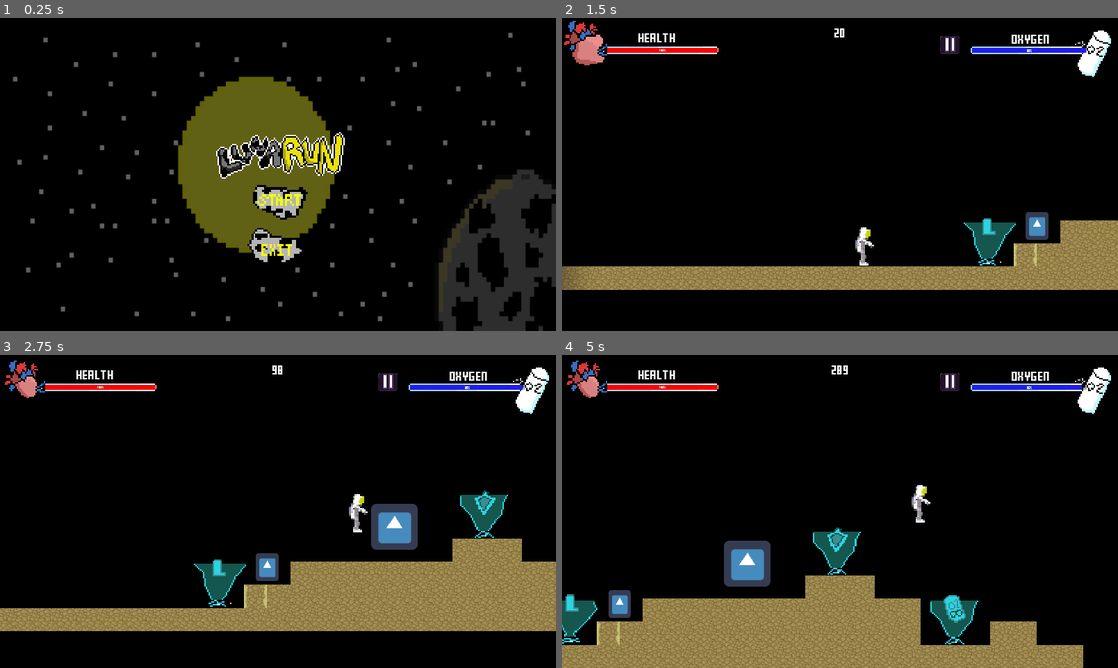
Above: before the commit, frames 1-4 (two rows, left to right).
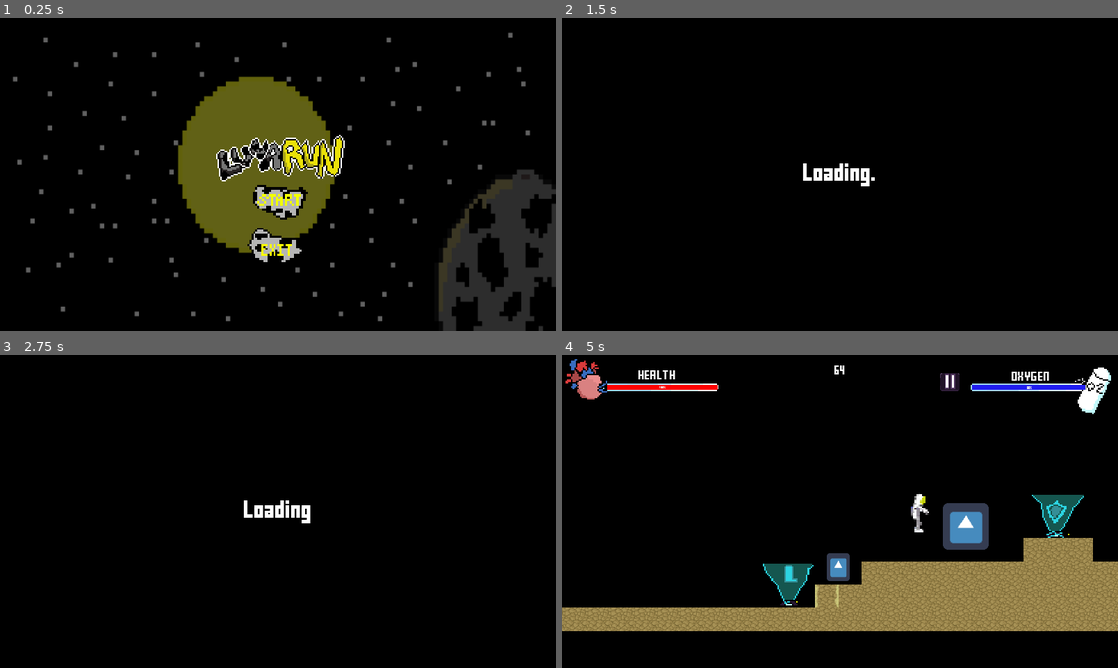
Above: after the commit, the same moments.

Repository: Kreateer/game-off-2020
Game: Godot game, scene res://scenes/Main.tscn
The game is run twice, just before and just after one commit, with the same random seed, the same clock (stepped at 60 frames per second) and the same inputs. The engine's default icon, where the game draws it, is replaced by a stand-in: a white triangle on a blue panel in a dark square.
Inputs (mouse positions are in pixels of both pictures, inside the frame that each line leads up to):
- Up to frame 1 (0.25 s): no input
- Up to frame 2 (1.5 s): click (840, 202) at 0.5 s; move the mouse to (962, 158) at 1.27 s; hold D (right) from 1.28 s (still down); click (962, 158) at 1.42 s
- Up to frame 3 (2.75 s): keep holding D (right); tap W (jump) at 1.52, 2.27 s; move the mouse to (166, 527) at 2.02 s
- Up to frame 4 (5 s): move the mouse to (895, 442) at 2.77 s; release D (right) at 2.78 s; hold A (left) 2.78-3.53 s; move the mouse to (812, 574) at 3.52 s; hold D (right) from 3.53 s (still down); click (812, 574) at 3.67 s; tap W (jump) at 3.77, 4.52 s; move the mouse to (1006, 558) at 4.27 s

The runs differ from the first frame. In frame 1, 1.3% of the frame differs, in the area x 38-62%, y 36-53%; in frame 2, 14%; in frame 3, 22%; in frame 4, 29%, in the area x 0-100%, y 1-100%.

Commit message:
Add loading screen scene, title animation & scene/music global control
This commit adds a loading (splash) screen, animates the game title in the Menu scene and adds two global (AutoLoad) scripts - SceneController (for changing scenes) & MusicController (to handle music between scenes).

Diff:
--- a/levels/Tutorial.tscn
+++ b/levels/Tutorial.tscn
@@ -38,8 +38,6 @@
 
 [node name="CanvasLayer" parent="." instance=ExtResource( 1 )]
 
-[node name="AudioStreamPlayer" type="AudioStreamPlayer" parent="."]
-
 [node name="Item1" parent="." groups=[
 "Pickups",
 ] instance=ExtResource( 11 )]
@@ -62,7 +60,7 @@
 [node name="ExitButton" parent="GUI" index="2"]
 visible = false
 
-[node name="Sprite" parent="GUI" index="4"]
+[node name="GameTitle" parent="GUI/TitleAnimation" index="0"]
 visible = false
 
 [node name="Item3" parent="." groups=[
--- a/project.godot
+++ b/project.godot
@@ -41,12 +41,16 @@
 config/name="LunaRun"
 config/description="A 2D runner/platformer game project for Game Off 2020 game jam."
 run/main_scene="res://scenes/Main.tscn"
+boot_splash/image="res://assets/art/Basic_Loading_Screen.png"
+boot_splash/bg_color=Color( 0.141176, 0.141176, 0.141176, 1 )
 config/icon="res://pixel_moon.png"
 
 [autoload]
 
 Constants="*res://scripts/Config/Constants.gd"
 Levels="*res://scripts/Config/Levels.gd"
+SceneLoader="*res://scripts/Config/SceneLoader.gd"
+MusicController="*res://scenes/MusicController.tscn"
 
 [display]
 
--- a/scenes/GUI.tscn
+++ b/scenes/GUI.tscn
@@ -1,8 +1,8 @@
-[gd_scene load_steps=58 format=2]
+[gd_scene load_steps=61 format=2]
 
 [ext_resource path="res://assets/art/buttons/exit_button_hover_frames/exit_button_hover10.png" type="Texture" id=1]
 [ext_resource path="res://scripts/GUI.gd" type="Script" id=2]
-[ext_resource path="res://assets/fonts/FFFFORWA.tres" type="DynamicFont" id=3]
+[ext_resource path="res://scenes/LoadingScreen.tscn" type="PackedScene" id=3]
 [ext_resource path="res://assets/art/buttons/exit_button_hover_frames/exit_button_hover11.png" type="Texture" id=4]
 [ext_resource path="res://assets/art/buttons/start_button_hover_frames/start_hover_frames10.png" type="Texture" id=5]
 [ext_resource path="res://assets/art/buttons/exit_button_unclicked_frames/exit_button_unclicked02.png" type="Texture" id=6]
@@ -51,6 +51,10 @@
 [ext_resource path="res://assets/art/buttons/exit_button_hover_frames/exit_button_hover05.png" type="Texture" id=49]
 [ext_resource path="res://assets/art/buttons/exit_button_hover_frames/exit_button_hover04.png" type="Texture" id=50]
 [ext_resource path="res://assets/art/buttons/exit_button_hover_frames/exit_button_hover08.png" type="Texture" id=51]
+[ext_resource path="res://assets/fonts/FFFFORWA.TTF" type="DynamicFontData" id=52]
+
+[sub_resource type="DynamicFont" id=8]
+font_data = ExtResource( 52 )
 
 [sub_resource type="AnimatedTexture" id=1]
 frames = 12
@@ -166,6 +170,22 @@
 [sub_resource type="DynamicFont" id=6]
 font_data = SubResource( 5 )
 
+[sub_resource type="Animation" id=7]
+resource_name = "TitleBob"
+loop = true
+tracks/0/type = "value"
+tracks/0/path = NodePath("TitleAnimation/GameTitle:position")
+tracks/0/interp = 1
+tracks/0/loop_wrap = true
+tracks/0/imported = false
+tracks/0/enabled = true
+tracks/0/keys = {
+"times": PoolRealArray( 0, 0.5, 1 ),
+"transitions": PoolRealArray( 1, 1, 1 ),
+"update": 0,
+"values": [ Vector2( 961.896, 479.573 ), Vector2( 961.896, 500 ), Vector2( 961.896, 479.573 ) ]
+}
+
 [node name="GUI" type="CanvasLayer"]
 script = ExtResource( 2 )
 
@@ -175,14 +195,14 @@
 anchor_top = 0.5
 anchor_right = 0.5
 anchor_bottom = 0.5
-margin_left = -106.0
-margin_top = -21.0
-margin_right = 106.0
-margin_bottom = 21.0
-custom_fonts/font = ExtResource( 3 )
-text = "Test Menu"
+margin_left = -103.5
+margin_top = -52.5
+margin_right = 103.5
+margin_bottom = 70.5
+custom_fonts/font = SubResource( 8 )
 align = 1
 valign = 1
+autowrap = true
 __meta__ = {
 "_edit_use_anchors_": false
 }
@@ -227,19 +247,24 @@
 anchor_top = 0.5
 anchor_right = 0.5
 anchor_bottom = 0.5
-margin_left = -56.0
-margin_top = 36.0
-margin_right = 52.0
-margin_bottom = 85.0
+margin_left = -78.0
+margin_top = 70.0
+margin_right = 78.0
+margin_bottom = 138.0
 custom_fonts/font = SubResource( 6 )
 text = "Retry"
 __meta__ = {
 "_edit_use_anchors_": false
 }
 
-[node name="Sprite" type="Sprite" parent="."]
+[node name="TitleAnimation" type="AnimationPlayer" parent="."]
+anims/TitleBob = SubResource( 7 )
+
+[node name="GameTitle" type="Sprite" parent="TitleAnimation"]
 position = Vector2( 961.896, 479.573 )
 texture = ExtResource( 33 )
+
+[node name="LoadingScreen" parent="." instance=ExtResource( 3 )]
 [connection signal="pressed" from="StartButton" to="." method="_on_StartButton_pressed"]
 [connection signal="pressed" from="ExitButton" to="." method="_on_ExitButton_pressed"]
 [connection signal="pressed" from="RetryButton" to="." method="_on_RetryButton_pressed"]
--- /dev/null
+++ b/scenes/LoadingScreen.tscn
@@ -0,0 +1,65 @@
+[gd_scene load_steps=6 format=2]
+
+[ext_resource path="res://assets/art/black.png" type="Texture" id=1]
+[ext_resource path="res://assets/fonts/FFFFORWA.TTF" type="DynamicFontData" id=2]
+[ext_resource path="res://scripts/LoadingScreen.gd" type="Script" id=3]
+
+[sub_resource type="Animation" id=1]
+resource_name = "LoadingDots"
+length = 2.0
+loop = true
+tracks/0/type = "value"
+tracks/0/path = NodePath("AnimationPlayer/Loading:text")
+tracks/0/interp = 1
+tracks/0/loop_wrap = true
+tracks/0/imported = false
+tracks/0/enabled = true
+tracks/0/keys = {
+"times": PoolRealArray( 0, 0.5, 1, 1.5, 2 ),
+"transitions": PoolRealArray( 1, 1, 1, 1, 1 ),
+"update": 1,
+"values": [ "Loading", "Loading.", "Loading..", "Loading...", "Loading" ]
+}
+
+[sub_resource type="DynamicFont" id=2]
+size = 50
+font_data = ExtResource( 2 )
+
+[node name="LoadingScreen" type="Control"]
+visible = false
+anchor_right = 1.0
+anchor_bottom = 1.0
+script = ExtResource( 3 )
+__meta__ = {
+"_edit_use_anchors_": false
+}
+
+[node name="Visual" type="Control" parent="."]
+margin_right = 40.0
+margin_bottom = 40.0
+
+[node name="Background" type="Sprite" parent="Visual"]
+position = Vector2( 968, 540 )
+scale = Vector2( 60, 33.75 )
+texture = ExtResource( 1 )
+
+[node name="AnimationPlayer" type="AnimationPlayer" parent="."]
+anims/LoadingDots = SubResource( 1 )
+
+[node name="Loading" type="Label" parent="AnimationPlayer"]
+visible = false
+anchor_left = 0.5
+anchor_top = 0.5
+anchor_right = 0.5
+anchor_bottom = 0.5
+margin_left = -210.0
+margin_top = -113.5
+margin_right = 210.0
+margin_bottom = 113.5
+custom_fonts/font = SubResource( 2 )
+text = "Loading"
+align = 1
+valign = 1
+__meta__ = {
+"_edit_use_anchors_": false
+}
--- a/scenes/Main.tscn
+++ b/scenes/Main.tscn
@@ -6,8 +6,6 @@
 [node name="Main" type="Node"]
 
 [node name="GUI" parent="." instance=ExtResource( 4 )]
-
-[node name="AudioStreamPlayer" type="AudioStreamPlayer" parent="."]
 
 [node name="TEMP BACKGROUND" type="Sprite" parent="."]
 self_modulate = Color( 0.382813, 0.382813, 0.382813, 1 )
--- /dev/null
+++ b/scenes/MusicController.tscn
@@ -0,0 +1,8 @@
+[gd_scene load_steps=2 format=2]
+
+[ext_resource path="res://scripts/Config/MusicController.gd" type="Script" id=1]
+
+[node name="MusicController" type="Node"]
+script = ExtResource( 1 )
+
+[node name="Music" type="AudioStreamPlayer" parent="."]
--- /dev/null
+++ b/scripts/Config/MusicController.gd
@@ -0,0 +1,19 @@
+extends Node
+
+var menu_theme = load("res://assets/audio/MenuTheme/LunaRun Menu-1.wav")
+
+func _ready():
+	pass
+
+func play_music(type):
+	if type == "MainTheme":
+		$Music.stream = menu_theme
+		$Music.volume_db = -10
+		$Music.play()
+	# Add other songs here
+
+	else:
+		pass
+
+func stop_music():
+	$Music.stop()
--- /dev/null
+++ b/scripts/Config/SceneLoader.gd
@@ -0,0 +1,22 @@
+extends Node
+
+var current_scene = null
+
+func _ready():
+	var root = get_tree().get_root()
+	current_scene = root.get_child(root.get_child_count() - 1)
+
+func goto_scene(path):
+	call_deferred("_deferred_goto_scene", path)
+
+func _deferred_goto_scene(path):
+
+	current_scene.free()
+
+	var s = ResourceLoader.load(path)
+
+	current_scene = s.instance()
+
+	get_tree().get_root().add_child(current_scene)
+
+	get_tree().set_current_scene(current_scene)
--- a/scripts/GUI.gd
+++ b/scripts/GUI.gd
@@ -13,6 +13,19 @@
 func game_lose():
 	pass
 
+func _ready():
+	MusicController.play_music("MainTheme")
+
+func _process(delta):
+	var current_scene = get_tree().current_scene
+	if current_scene.name != "Main":
+		$TitleAnimation.stop()
+		$TitleAnimation/GameTitle.hide()
+		MusicController.stop_music()
+	else:
+		$TitleAnimation.play("TitleBob")
+		$TitleAnimation/GameTitle.show()
+
 # Updates the Score label for the Player
 #func update_score(score):
 	#get_node("/root/Main/Player/Camera2D/Score").text = str(score)
@@ -21,16 +34,23 @@
 
 # Change scene to Tutorial level to start the game
 func _on_StartButton_pressed():
-	$Title.hide()
 	$StartButton.hide()
 	$ExitButton.hide()
+	$TitleAnimation.stop()
+	$TitleAnimation/GameTitle.hide()
 	emit_signal("game_start")
 #	for root in get_tree():
 #		if root == "Main":
 #			get_tree().change_scene("res://scenes/Tutorial.tscn")
 #		else:
 #			break
+
+	$LoadingScreen.show()
+	yield(get_tree().create_timer(3), "timeout")
+	$LoadingScreen.hide()
+
 	get_tree().change_scene("res://levels/Tutorial.tscn")
+	#SceneLoader.goto_scene("res://levels/Tutorial.tscn")
 #	for root in get_tree():
 #		if root == "Tutorial":
 #			root.new_game()
--- /dev/null
+++ b/scripts/LoadingScreen.gd
@@ -0,0 +1,17 @@
+extends Control
+
+onready var animation = $AnimationPlayer
+onready var loading = $AnimationPlayer/Loading
+
+func on_visible():
+	if self.visible == true:
+		print("Im working")
+		$AnimationPlayer/Loading.show()
+		$AnimationPlayer.play("LoadingDots")
+	else:
+		print("Im working?")
+		$AnimationPlayer.stop()
+		$AnimationPlayer/Loading.hide()
+
+func _process(delta):
+	on_visible()
Binary file added: assets/art/Basic_Loading_Screen.png
Not shown, added: assets/art/Basic_Loading_Screen.png.import
Not shown, added: assets/audio/MenuTheme/LunaRun Menu-1.wav.import
Not shown: 1 places in levels/Tutorial.tscn that only renumber resources
Not shown, added: assets/audio/MenuTheme/LunaRun Menu-1.wav
